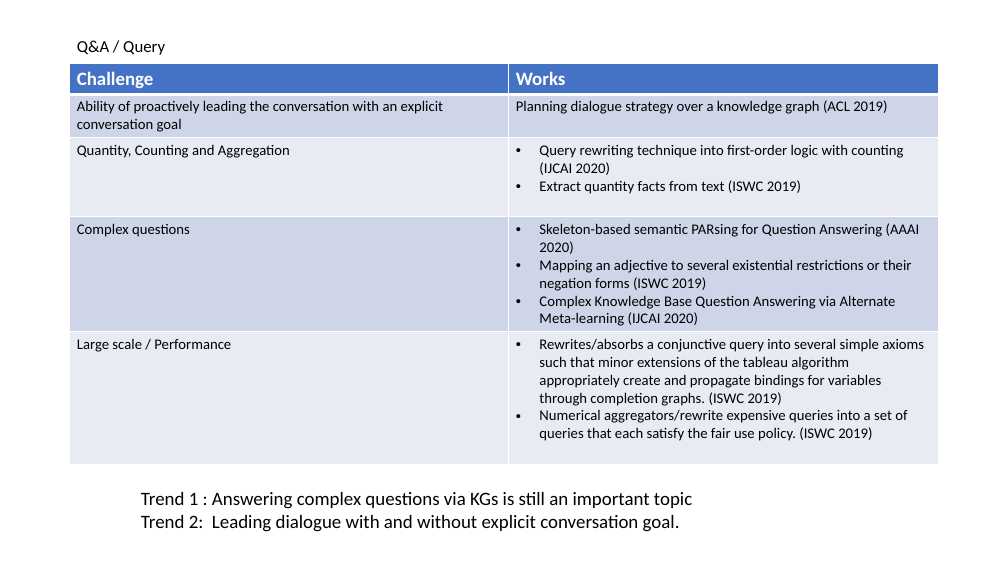
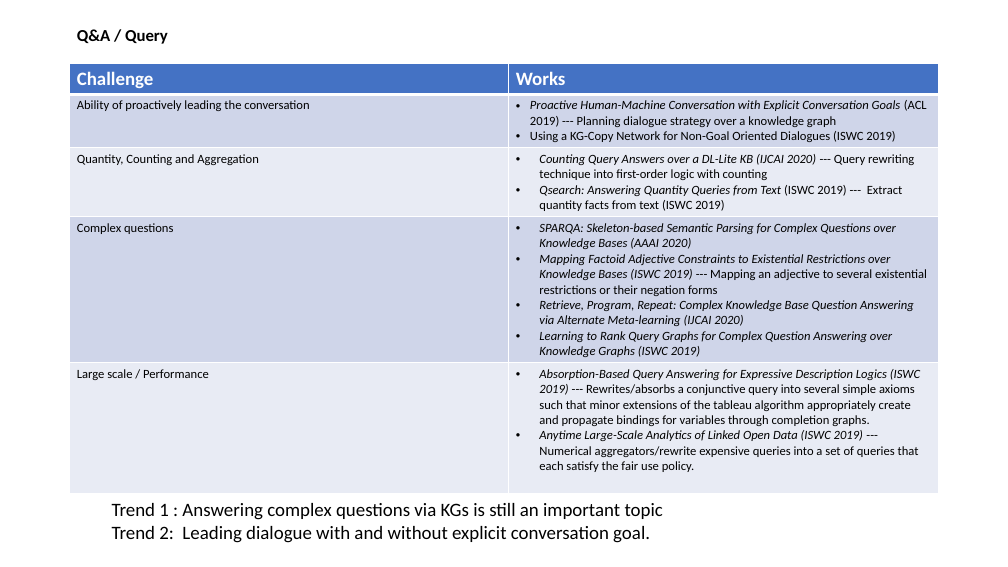
Before and after one commit to sylviawangfr/KGpaper, a slide deck: slide 7 of Presentation2.pptx (slide 6 before the commit). Drawn at 1008x567 pixels with LibreOffice and Linux fonts; fonts in the diff are those of the drawing. Boxes give left, top, right and bottom in pixels: in the first picture for what was removed or moved away, otherwise in the second. Text is boxed around its words. In the diff, an @@ line names an element or a change of style, - is before the commit and + after.

```diff
--- a/Presentation2.pptx
+++ b/Presentation2.pptx
@@ title "Q&A / Query": place and size @@
-title "Q&A / Query" at (77, 40, 165, 55)
+title "Q&A / Query" at (77, 29, 168, 44)
@@ title "Q&A / Query" at (77, 29, 168, 44): bold on @@
@@ table at (70, 64, 939, 488) @@
-row 2, column 1: Ability of proactively leading the conversation with an explicit conversation goal
+row 2, column 1: Ability of proactively leading the conversation
-row 2, column 2: Planning dialogue strategy over a knowledge graph (ACL 2019)
+row 2, column 2: Proactive Human-Machine Conversation with Explicit Conversation Goals (ACL 2019) --- Planning dialogue strategy over a knowledge graph / Using a KG-Copy Network for Non-Goal Oriented Dialogues (ISWC 2019)
-row 3, column 2: Query rewriting technique into first-order logic with counting (IJCAI 2020) / Extract quantity facts from text (ISWC 2019)
+row 3, column 2: Counting Query Answers over a DL-Lite KB (IJCAI 2020) --- Query rewriting technique into first-order logic with counting / Qsearch: Answering Quantity Queries from Text (ISWC 2019) --- Extract quantity facts from text (ISWC 2019)
-row 4, column 2: Skeleton-based semantic PARsing for Question Answering (AAAI 2020) / Mapping an adjective to several existential restrictions or their negation forms (ISWC 2019) / Complex Knowledge Base Question Answering via Alternate Meta-learning (IJCAI 2020)
+row 4, column 2: SPARQA: Skeleton-based Semantic Parsing for Complex Questions over Knowledge Bases (AAAI 2020) / Mapping Factoid Adjective Constraints to Existential Restrictions over Knowledge Bases (ISWC 2019) --- Mapping an adjective to several existential restrictions or their negation forms / Retrieve, Program, Repeat: Complex Knowledge Base Question Answering via Alternate Meta-learning (IJCAI 2020) / Learning to Rank Query Graphs for Complex Question Answering over Knowledge Graphs (ISWC 2019)
-row 5, column 2: Rewrites/absorbs a conjunctive query into several simple axioms such that minor extensions of the tableau algorithm appropriately create and propagate bindings for variables through completion graphs. (ISWC 2019) / Numerical aggregators/rewrite expensive queries into a set of queries that each satisfy the fair use policy. (ISWC 2019)
+row 5, column 2: Absorption-Based Query Answering for Expressive Description Logics (ISWC 2019) --- Rewrites/absorbs a conjunctive query into several simple axioms such that minor extensions of the tableau algorithm appropriately create and propagate bindings for variables through completion graphs. / Anytime Large-Scale Analytics of Linked Open Data (ISWC 2019) --- Numerical aggregators/rewrite expensive queries into a set of queries that each satisfy the fair use policy.
@@ size 14 to 12 pt in "Quantity, Counting and Aggregation", "Complex questions", "Large scale / Performance" @@
@@ text "Trend 1 : Answering complex ...": place and size @@
-text "Trend 1 : Answering complex ..." at (141, 492, 692, 532)
+text "Trend 1 : Answering complex ..." at (112, 503, 663, 543)
```
Also in this commit, not shown: 3 other slides changed, 2 slides added, 1 slide removed, 1 other file.
